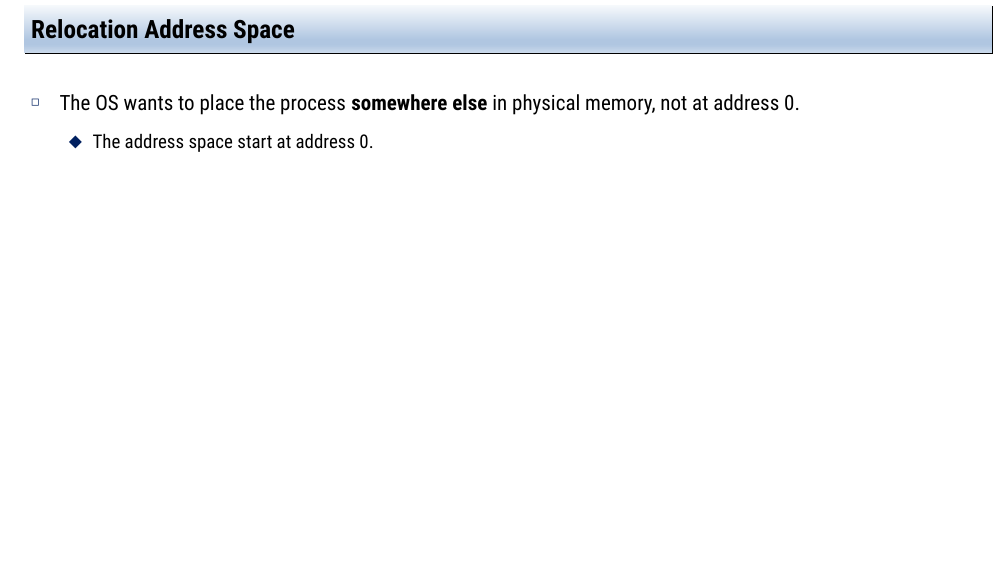
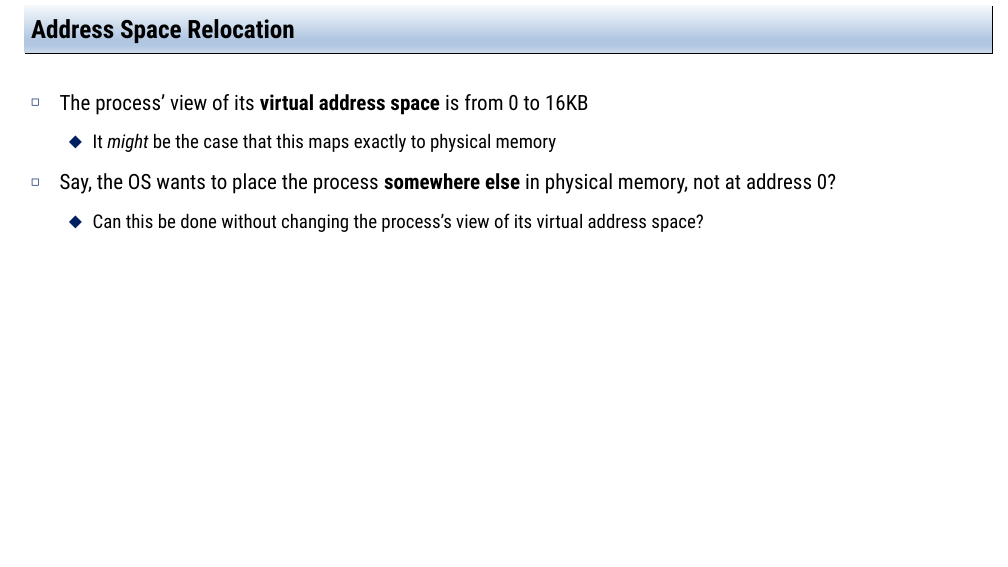
Before and after one commit to jachermocilla/extra-course-materials, a slide deck: slide 10 of cmsc125/ostep/slides/01.Virtualization/15.Address_Translation.pptx. Drawn at 1008x567 pixels with LibreOffice and Linux fonts; fonts in the diff are those of the drawing. Boxes give left, top, right and bottom in pixels: in the first picture for what was removed or moved away, otherwise in the second. Text is boxed around its words. In the diff, an @@ line names an element or a change of style, - is before the commit and + after.

```diff
--- a/cmsc125/ostep/slides/01.Virtualization/15.Address_Translation.pptx
+++ b/cmsc125/ostep/slides/01.Virtualization/15.Address_Translation.pptx
@@ title at (31, 15, 294, 43): text changed @@
-Relocation Address Space
+Address Space Relocation
@@ text at (60, 94, 836, 232): text changed @@
-◻ The OS wants to place the process somewhere else in physical memory, not at address 0.
-  ⬥ The address space start at address 0.
+◻ The process’ view of its virtual address space is from 0 to 16KB
+  ⬥ It might be the case that this maps exactly to physical memory
+◻ Say, the OS wants to place the process somewhere else in physical memory, not at address 0?
+  ⬥ Can this be done without changing the process’s view of its virtual address space?
```
Also in this commit, not shown: 10 other slides changed, 4 slides added, 1 other file.
